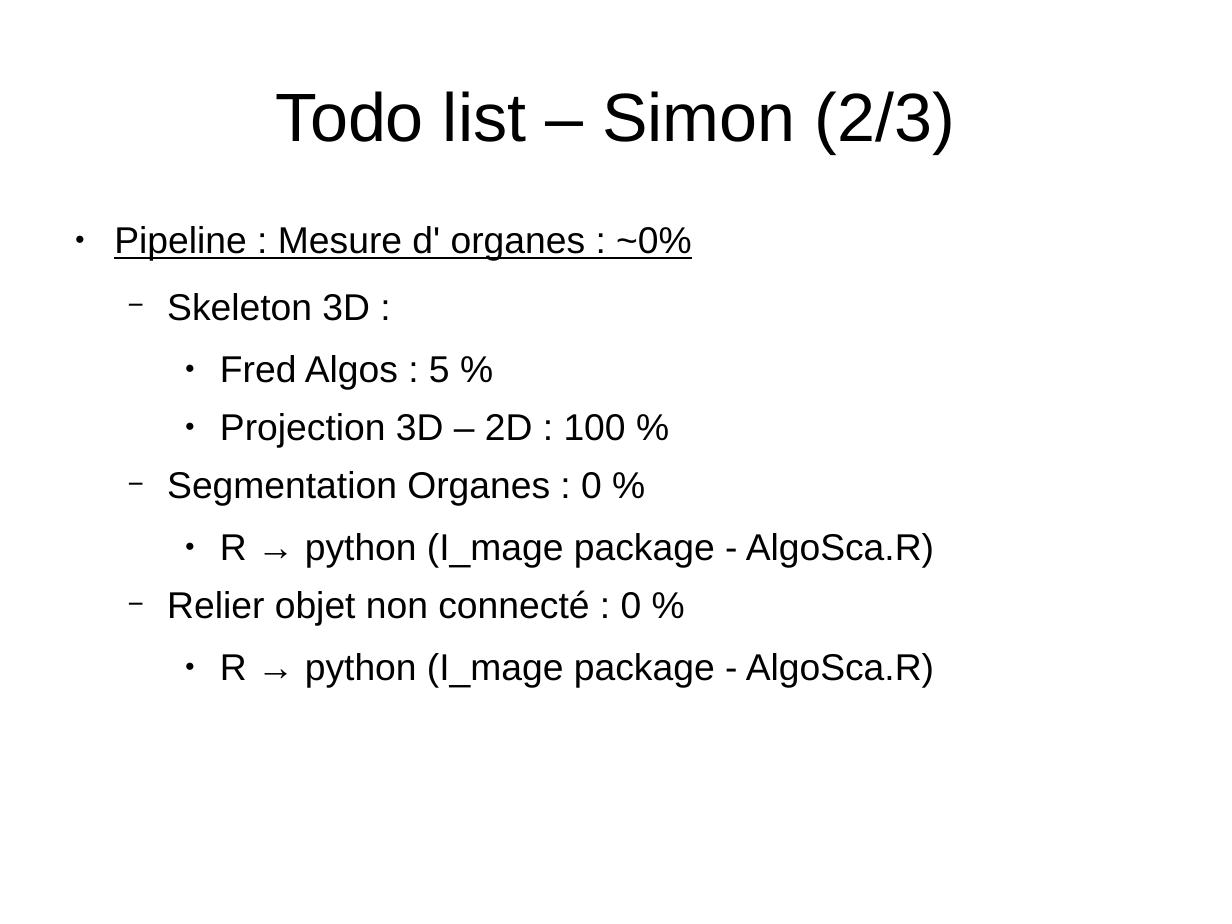
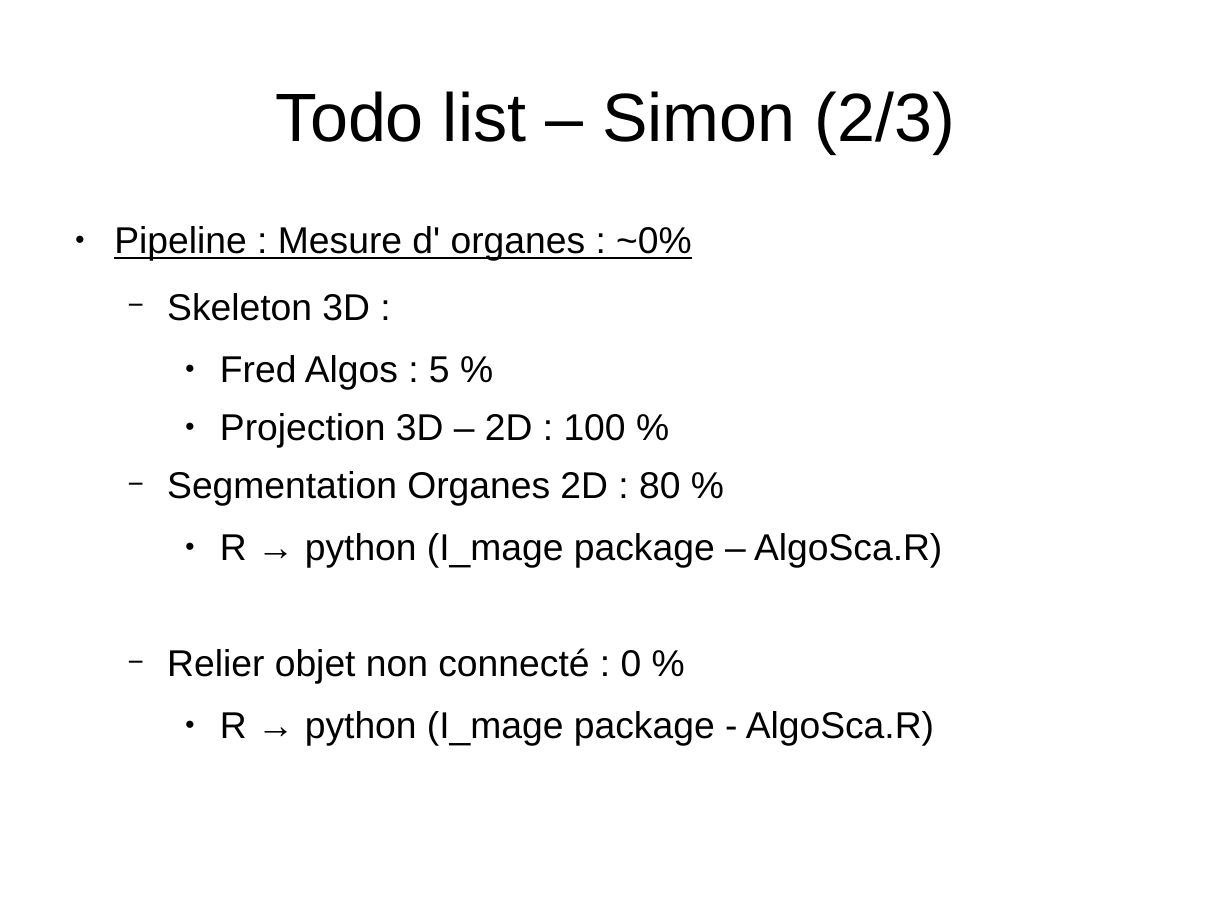
Before and after one commit to openalea/phenomenal, a slide deck: slide 2 of doc/Todo_list_Simon.odp. Drawn at 1232x924 pixels with LibreOffice and Linux fonts; fonts in the diff are those of the drawing. Boxes give left, top, right and bottom in pixels: in the first picture for what was removed or moved away, otherwise in the second. Text is boxed around its words. In the diff, an @@ line names an element or a change of style, - is before the commit and + after.

```diff
--- a/doc/Todo_list_Simon.odp
+++ b/doc/Todo_list_Simon.odp
@@ text at <box>167,471,942,568</box>: text changed @@
-  − Segmentation Organes : 0 %
-    ● R → python (I_mage package - AlgoSca.R)
+  − Segmentation Organes 2D : 80 %
+    ● R → python (I_mage package – AlgoSca.R)
```
Also in this commit, not shown: 1 other slide changed, 29 other files.
